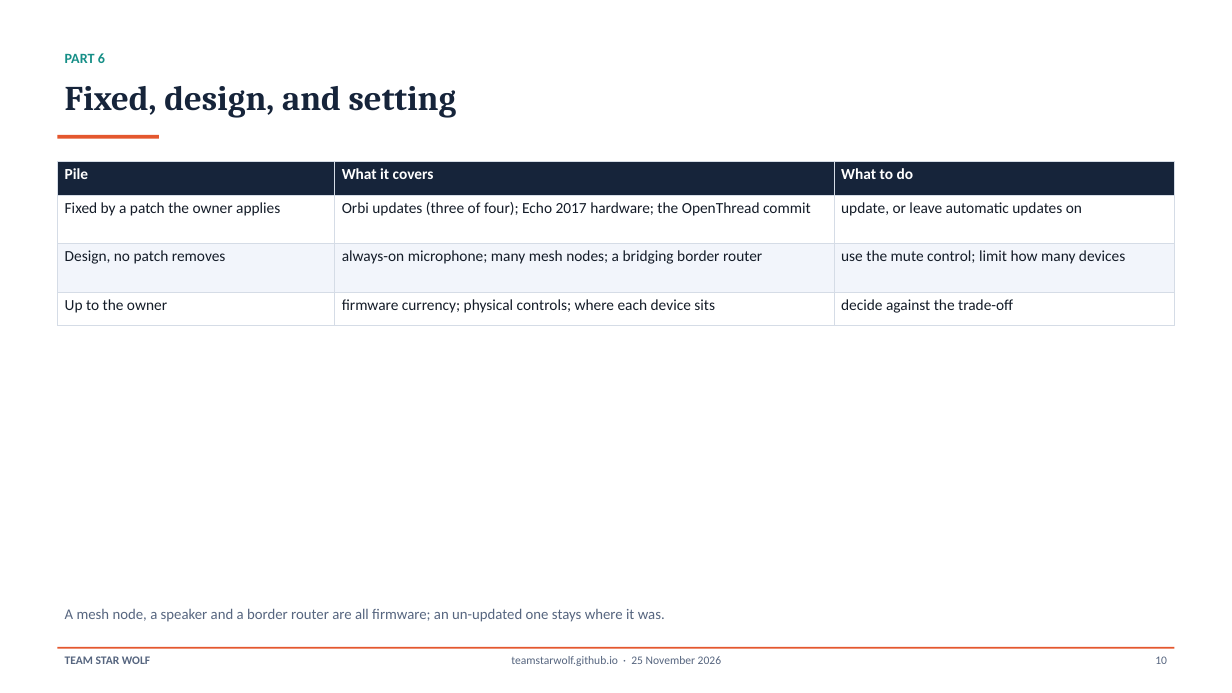
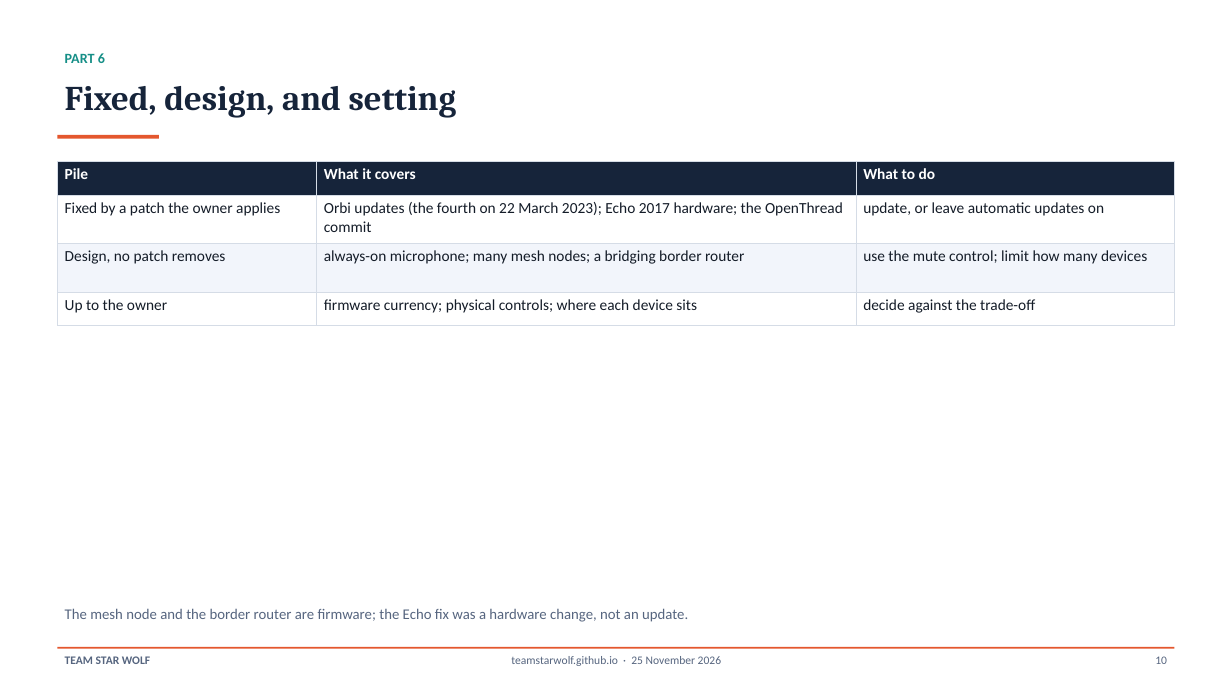
Before and after one commit to TeamStarWolf/TeamStarWolf, a slide deck: slide 10 of case-studies/slides/Mesh_Thread_Home_Network_Case_Study.pptx. Drawn at 1232x693 pixels with LibreOffice and Linux fonts; fonts in the diff are those of the drawing. Boxes give left, top, right and bottom in pixels: in the first picture for what was removed or moved away, otherwise in the second. Text is boxed around its words. In the diff, an @@ line names an element or a change of style, - is before the commit and + after.

```diff
--- a/case-studies/slides/Mesh_Thread_Home_Network_Case_Study.pptx
+++ b/case-studies/slides/Mesh_Thread_Home_Network_Case_Study.pptx
@@ table at box(57, 162, 1175, 325) @@
-row 2, column 2: Orbi updates (three of four); Echo 2017 hardware; the OpenThread commit
+row 2, column 2: Orbi updates (the fourth on 22 March 2023); Echo 2017 hardware; the OpenThread commit
@@ text at box(65, 608, 688, 622): text changed @@
-A mesh node, a speaker and a border router are all firmware; an un-updated one stays where it was.
+The mesh node and the border router are firmware; the Echo fix was a hardware change, not an update.
```
Also in this commit, not shown: 1 other slide changed, 1 other file.
